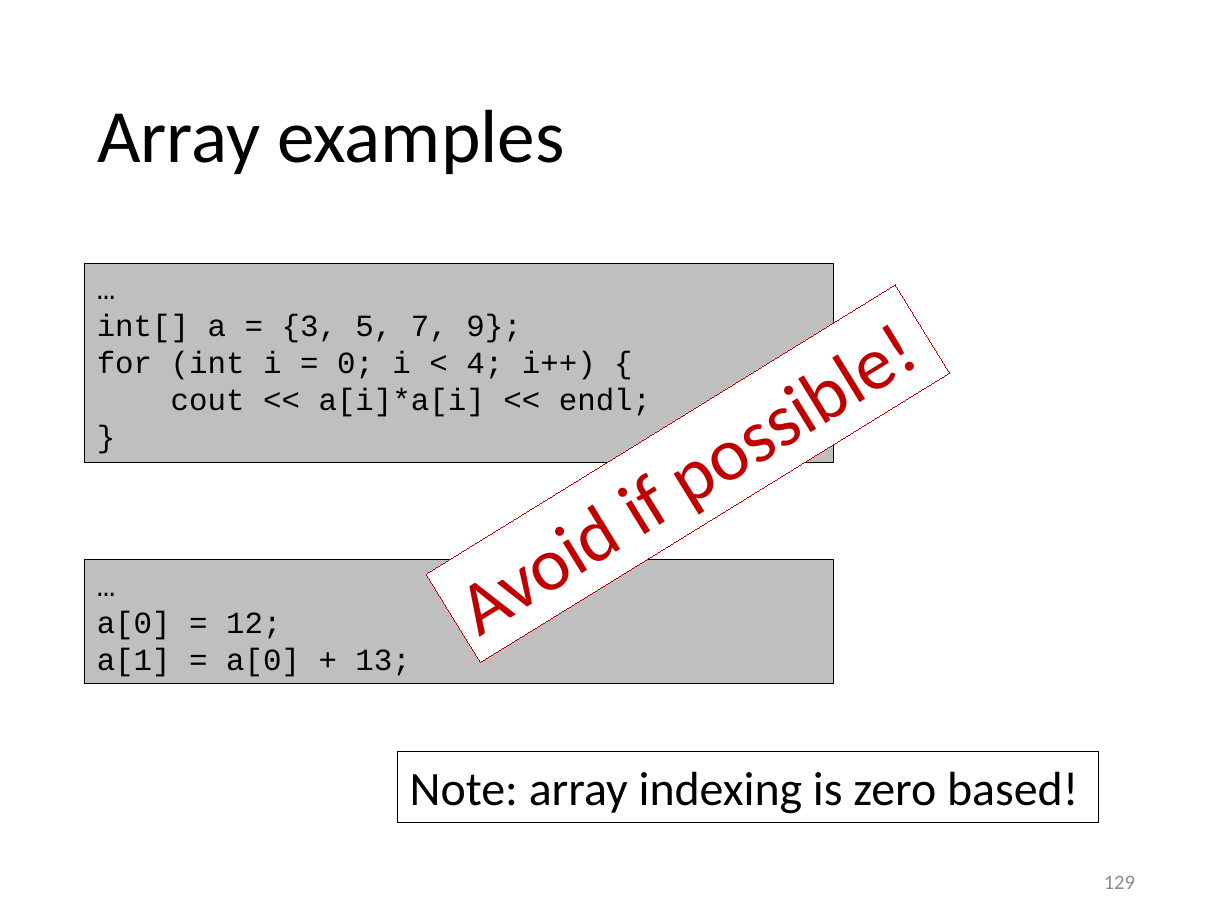
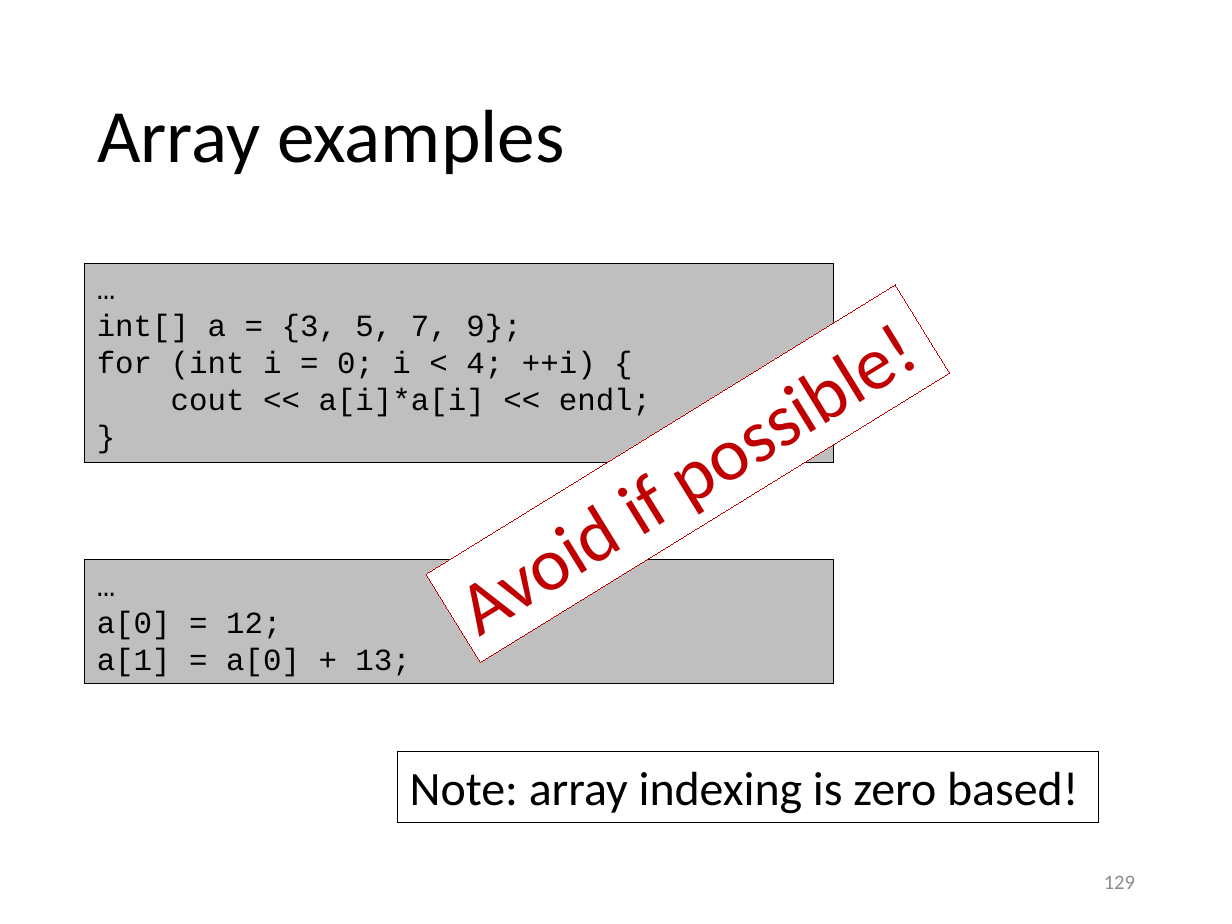
Before and after one commit to gjbex/training-material, a slide deck: slide 129 of CPlusPlus/scientific_cpp.pptx. Drawn at 1232x924 pixels with LibreOffice and Linux fonts; fonts in the diff are those of the drawing. Boxes give left, top, right and bottom in pixels: in the first picture for what was removed or moved away, otherwise in the second. Text is boxed around its words. In the diff, an @@ line names an element or a change of style, - is before the commit and + after.

Commit message:
Fix typos

```diff
--- a/CPlusPlus/scientific_cpp.pptx
+++ b/CPlusPlus/scientific_cpp.pptx
@@ text in rectangle at [97,351,596,380]: text changed @@
-for (int i = 0; i < 4; i++) {
+for (int i = 0; i < 4; ++i) {
```
Also in this commit, not shown: 2 other slides changed.
